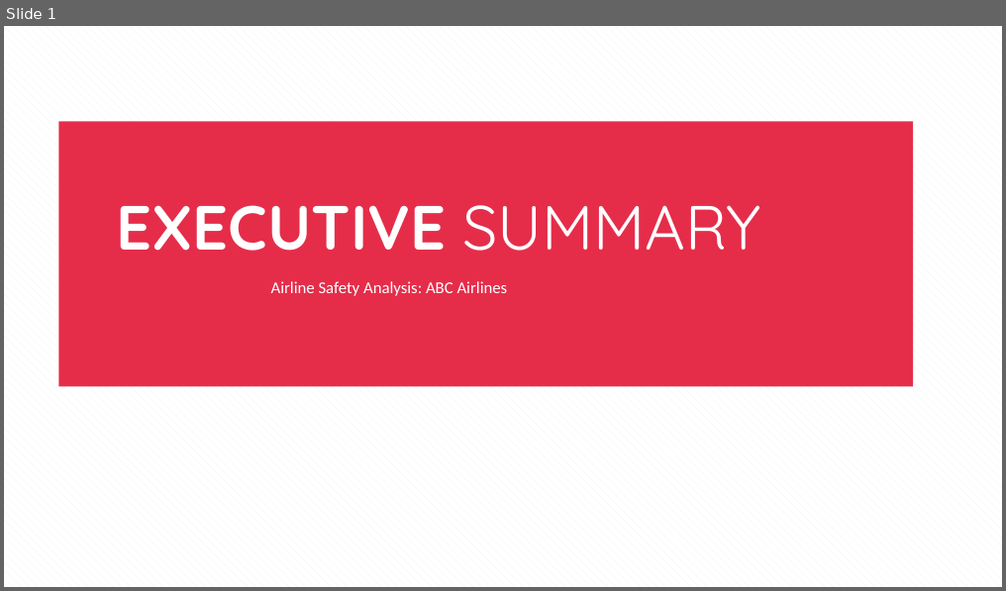
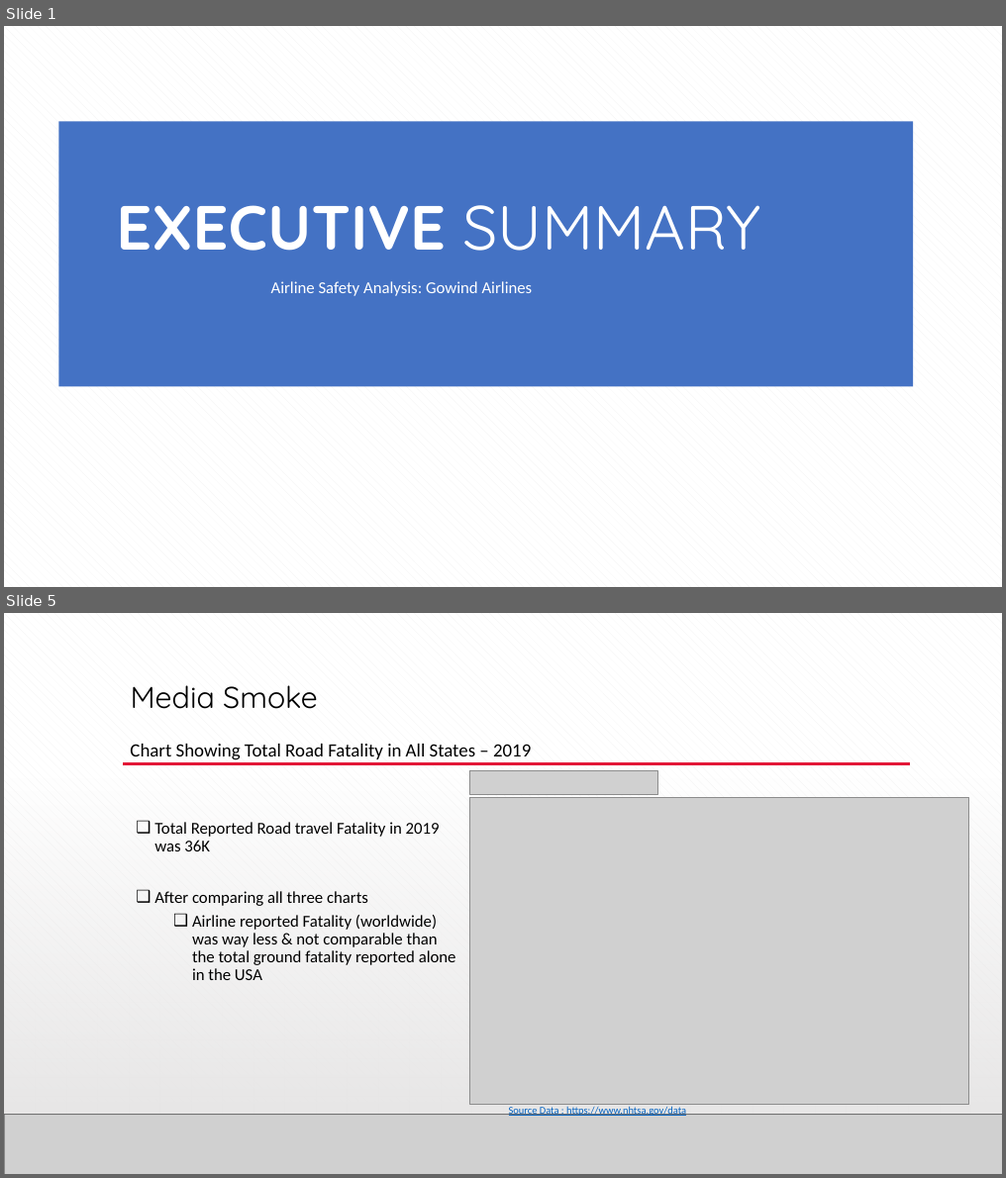
Before and after one commit to suprajarapuru/Data-Visulization-Story-Telling, a slide deck: Term Project/RapuruSupraja_Executive Summary_Airline_Safety.pptx. Shown one above the other, each under a label of ours: slide 1 before the commit, slides 1 and 5 after it; the slides between them are not shown. The pictures are 1006x591 and 1006x1178 pixels, drawn with LibreOffice and Linux fonts; fonts in the diff are those of the drawing; grey boxes stand for pictures. Boxes give left, top, right and bottom in pixels: in the first picture for what was removed or moved away, otherwise in the second. Text is boxed around its words. In the diff, an @@ line names an element or a change of style, - is before the commit and + after.

```diff
--- a/Term Project/RapuruSupraja_Executive Summary_Airline_Safety.pptx
+++ b/Term Project/RapuruSupraja_Executive Summary_Airline_Safety.pptx
@@ slide 5 added at [4,613,1002,1174], background pattern #F2F2F2 on #FFFFFF @@
@@ title added at [131,685,318,709], 29 pt, text #000000 @@
+Media Smoke
@@ text added at [130,744,531,761], 18 pt, text #000000 @@
+Chart Showing Total Road Fatality in All States – 2019
@@ rectangle added at [4,778,1002,1115], fill gradient #E7E6E6 @@
@@ line added from (123, 764) to (910, 764), #E31737 2.5 pt @@
@@ picture added at [469,771,658,794] @@
@@ picture added at [469,798,969,1105] @@
@@ text added at [154,822,456,980], 16 pt, text #000000 @@
+❑ Total Reported Road travel Fatality in 2019 was 36K
+❑ After comparing all three charts
+  ❑ Airline reported Fatality (worldwide) was way less & not comparable than the total ground fatality reported alone in the USA
@@ picture added at [4,1115,1002,1174] @@
@@ line added from (4, 1115) to (1002, 1115), #000001 1 pt @@
@@ text added at [509,1107,686,1116], 10 pt, text #0563C1, underline @@
+  Source Data : https://www.nhtsa.gov/data
@@ slide 1 changed as well @@
@@ rectangle at [58,122,913,386]: fill #E31737 at 90% opacity to #4472C4 @@
@@ text at [271,281,533,296]: text changed @@
-Airline Safety Analysis: ABC Airlines
+Airline Safety Analysis: Gowind Airlines
```
Also in this commit, not shown: 8 other slides added, 5 slides removed, 1 other file.
